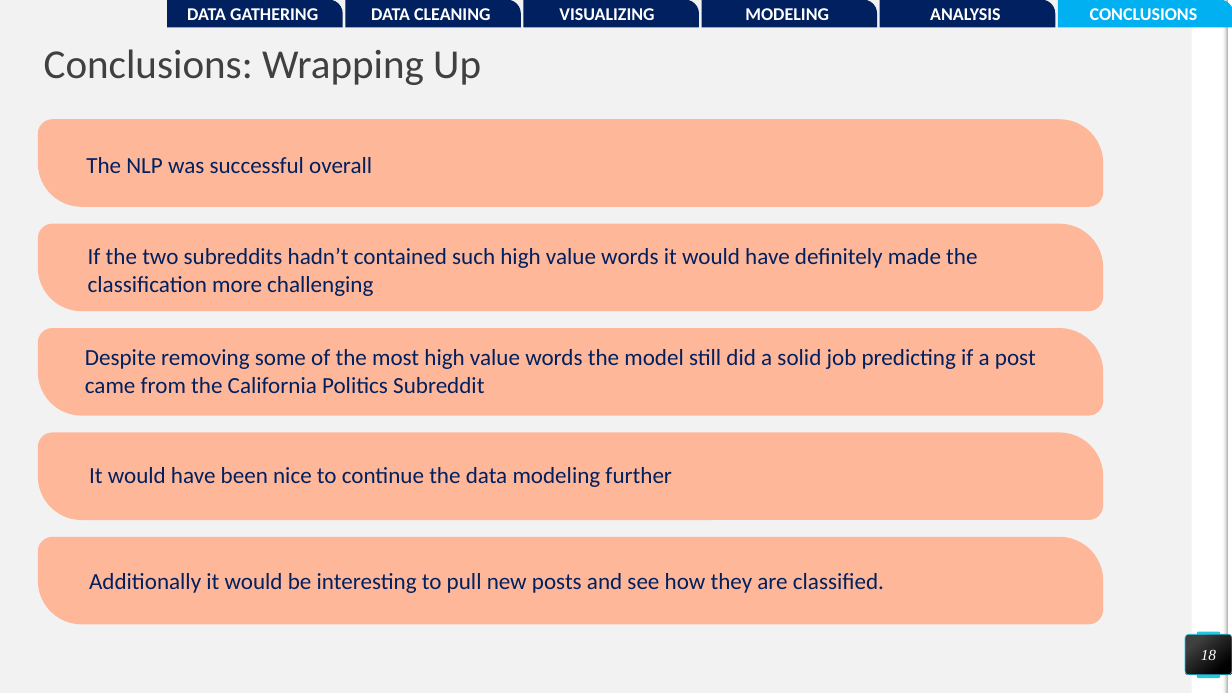
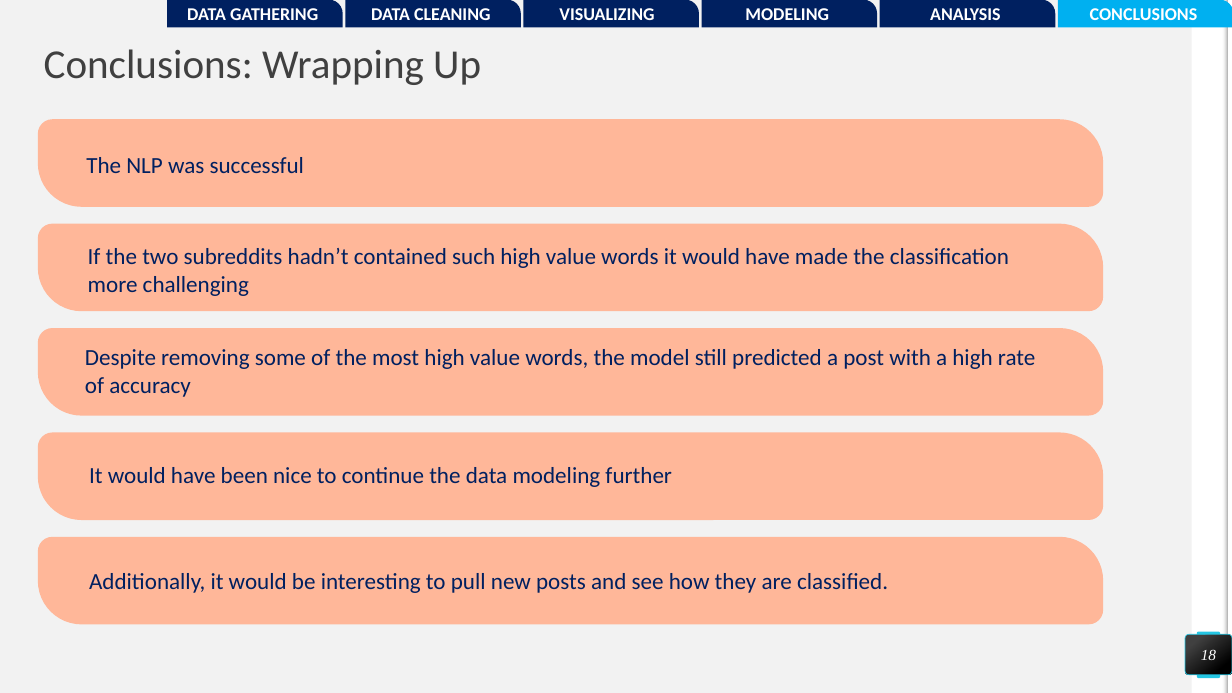
Before and after one commit to pwalesdi/GA_Project_3, a slide deck: slide 18 of Subreddit_Presentation.pptx. Drawn at 1232x693 pixels with LibreOffice and Linux fonts; fonts in the diff are those of the drawing. Boxes give left, top, right and bottom in pixels: in the first picture for what was removed or moved away, otherwise in the second. Text is boxed around its words. In the diff, an @@ line names an element or a change of style, - is before the commit and + after.

```diff
--- a/Subreddit_Presentation.pptx
+++ b/Subreddit_Presentation.pptx
@@ text at (86, 157, 304, 173): text changed @@
-The NLP was successful overall
+The NLP was successful
@@ text at (88, 248, 1009, 296): text changed @@
-If the two subreddits hadn’t contained such high value words it would have definitely made the classification more challenging
+If the two subreddits hadn’t contained such high value words it would have made the classification more challenging
@@ text at (85, 349, 1035, 397): text changed @@
-Despite removing some of the most high value words the model still did a solid job predicting if a post came from the California Politics Subreddit
+Despite removing some of the most high value words, the model still predicted a post with a high rate of accuracy
@@ text at (89, 573, 888, 593): text changed @@
-Additionally it would be interesting to pull new posts and see how they are classified.
+Additionally, it would be interesting to pull new posts and see how they are classified.
```
Also in this commit, not shown: 1 other slide changed, 4 other files.
